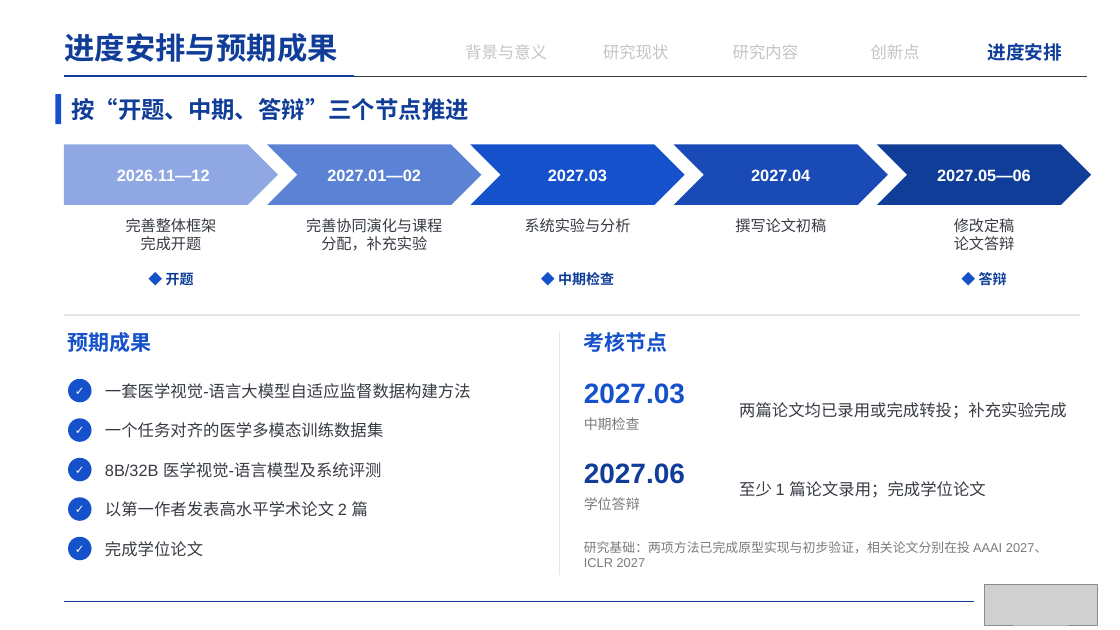
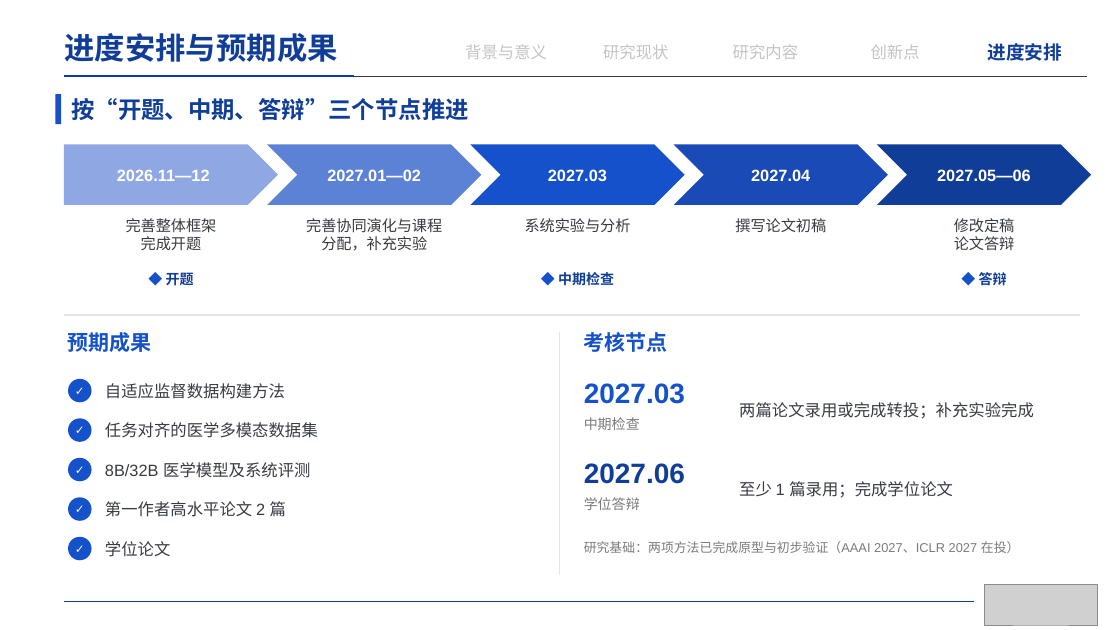
Before and after one commit to irving-2222/Graduation-Thesis, a slide deck: slide 21 of 开题答辩.pptx. Drawn at 1120x630 pixels with LibreOffice and Linux fonts; fonts in the diff are those of the drawing; grey boxes stand for pictures. Boxes give left, top, right and bottom in pixels: in the first picture for what was removed or moved away, otherwise in the second. Text is boxed around its words. In the diff, an @@ line names an element or a change of style, - is before the commit and + after.

```diff
--- a/开题答辩.pptx
+++ b/开题答辩.pptx
@@ text at box(105, 383, 285, 399): text changed @@
-一套医学视觉-语言大模型自适应监督数据构建方法
+自适应监督数据构建方法
@@ text at box(739, 402, 1034, 419): text changed @@
-两篇论文均已录用或完成转投；补充实验完成
+两篇论文录用或完成转投；补充实验完成
@@ text at box(105, 422, 318, 438): text changed @@
-一个任务对齐的医学多模态训练数据集
+任务对齐的医学多模态数据集
@@ text at box(105, 462, 310, 478): text changed @@
-8B/32B 医学视觉-语言模型及系统评测
+8B/32B 医学模型及系统评测
@@ text at box(105, 501, 286, 517): text changed @@
-以第一作者发表高水平学术论文 2 篇
+第一作者高水平论文 2 篇
@@ text at box(739, 481, 953, 498): text changed @@
-至少 1 篇论文录用；完成学位论文
+至少 1 篇录用；完成学位论文
@@ text at box(105, 541, 170, 557): text changed @@
-完成学位论文
+学位论文
@@ text at box(584, 541, 1020, 553): text changed @@
-研究基础：两项方法已完成原型实现与初步验证，相关论文分别在投 AAAI 2027、ICLR 2027
+研究基础：两项方法已完成原型与初步验证（AAAI 2027、ICLR 2027 在投）
```
Also in this commit, not shown: 12 other slides changed, 1 other file.
